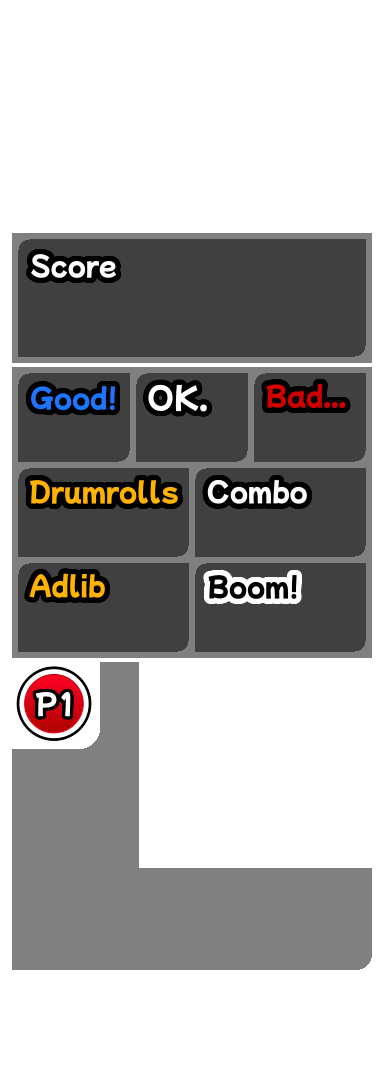
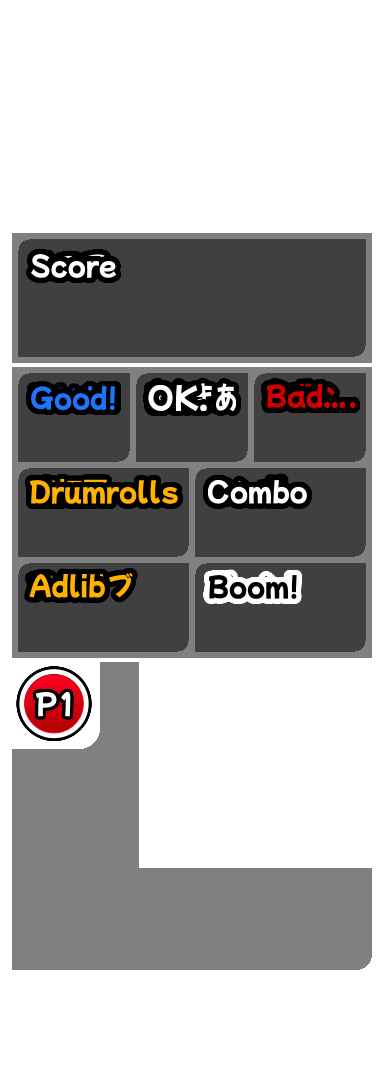
Layer changes from the first 384 × 1080 image to the second:
removed group "Group 11" (22 layers) over [16, 249, 360, 741]
renamed "Group 10" to "score", moved it out of group "Group 11" over [27, 249, 360, 417]
renamed "Group 12" to "judgements", moved it out of group "Group 11" over [16, 256, 360, 741]
renamed "Copy of Paint Layer 1 Merged" to "back", opacity 50% → 100%, painted on it over [16, 256, 360, 741]
removed layer "Copy of Paint Layer 1 Merged" (4th of 8, in "Group 11" › "Group 12") (was 50%) from group "Group 12" over [25, 403, 360, 595]
removed layer "Copy of Paint Layer 1 Merged" (5th of 8, in "Group 11" › "Group 12") (was 50%) from group "Group 12" over [16, 568, 292, 723]
renamed "Group 13" to "player", moved it out of group "Group 11" over [16, 666, 92, 741]
showed "2P.png" over [16, 666, 92, 741]
showed "3P.png" over [16, 666, 92, 741]
showed "4P.png" over [16, 666, 92, 741]
showed "5P.png" over [16, 666, 92, 741]
added group "background" with 2 layers over [16, 249, 360, 741]
renamed "Copy of Paint Layer 8" to "border", moved it into group "background", painted on it over [16, 249, 360, 741]
renamed "Copy of Paint Layer 8" to "back", moved it into group "background", painted on it over [16, 249, 360, 741]
